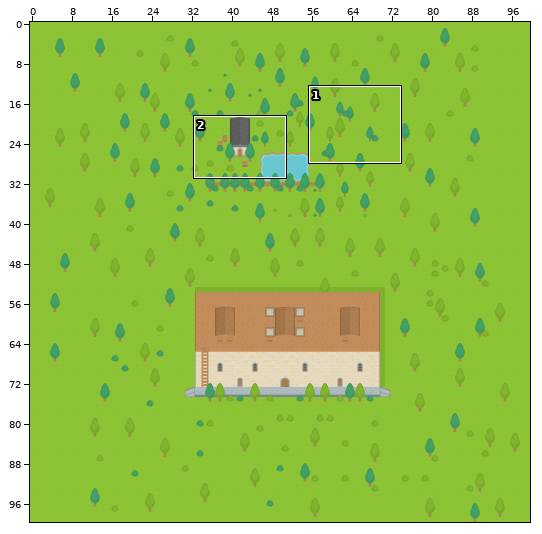
One commit to this Tiled map: android/assets/map.tmx. Above, an overview of the earlier version with the close-up marked.
Close-up. Before the edit:
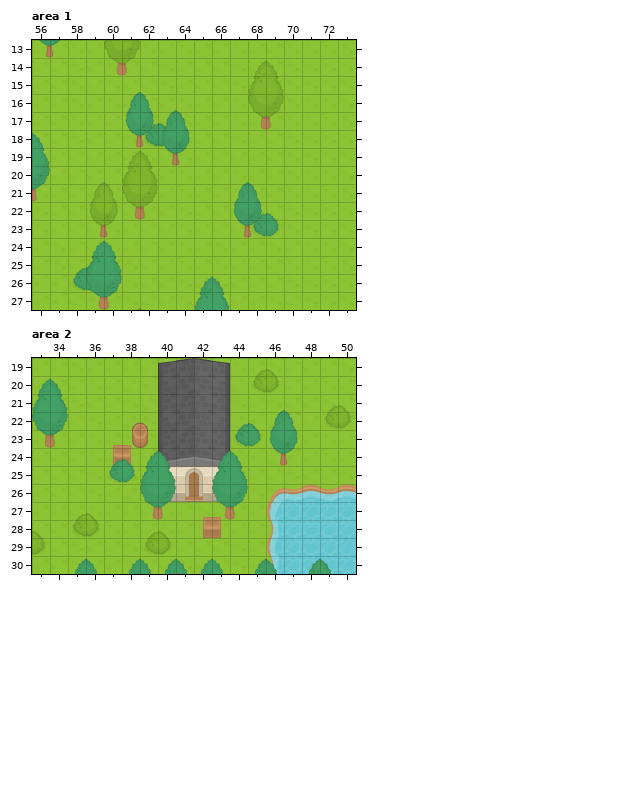
Cells are 32x32 px. Shown: area 1 x 56..73, y 13..27; area 2 x 33..50, y 19..30. The commit also changed other parts of the map, which this record leaves out.
Once edited:
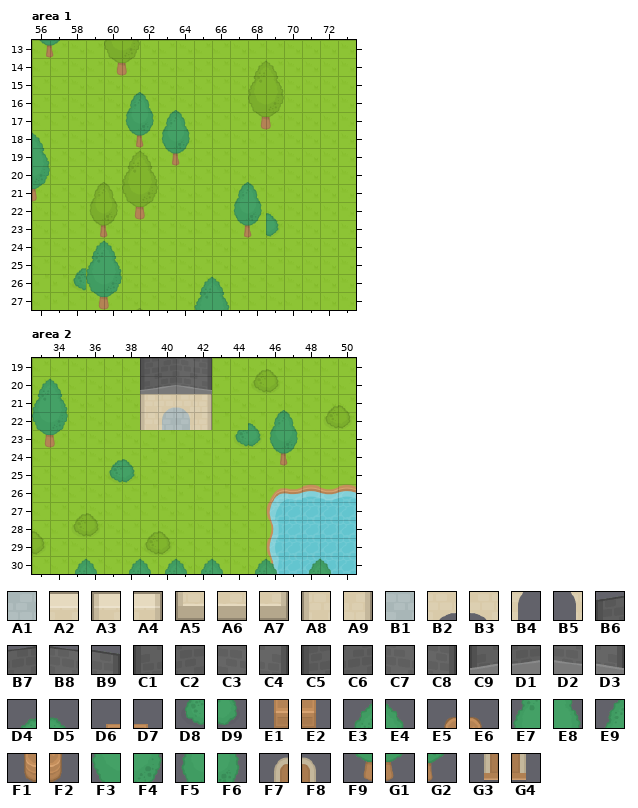
Key: from "spritesheet_32": A1 307, A2 321, A3 322, A4 327, A5 362, A6 363, A7 367, A8 368, A9 373, B1 390, B2 412, B3 413, B4 452, B5 453, B6 498, B7 499, B8 500, B9 501, C1 538, C2 539, C3 540, C4 541, C5 578, C6 579, C7 580, C8 581, C9 698, D1 699, D2 700, D3 701, D4 728, D5 729, D6 738, D7 739, D8 768, D9 769, E1 778, E2 779, E3 808, E4 809, E5 816, E6 817, E7 848, E8 849, E9 850, F1 856, F2 857, F3 888, F4 889, F5 890, F6 891, F7 900, F8 901, F9 928, G1 929, G2 931, G3 940, G4 941.
__ is an empty cell, ## one hidden under a higher layer.
What changed:
{"where": "layer \"Tile Layer 5\", area 1"}
{"y":17,"x":62,"old":"__ __","new":"F6 E9"}
{"y":18,"x":62,"old":"__ __","new":"G2 F5"}
{"y":22,"x":68,"old":"__","new":"F6"}
{"y":23,"x":68,"old":"__","new":"G2"}
{"y":25,"x":59,"old":"__","new":"E7"}
{"y":26,"x":59,"old":"__","new":"F3"}
{"where": "layer \"Tile Layer 3\" (removed), area 1"}
{"y":17,"x":62,"old":"D4 D5","new":"__ __"}
{"y":18,"x":62,"old":"D8 D9","new":"__ __"}
{"y":22,"x":68,"old":"D4","new":"__"}
{"y":23,"x":68,"old":"D8","new":"__"}
{"y":25,"x":59,"old":"D5","new":"__"}
{"y":26,"x":59,"old":"D9","new":"__"}
{"where": "layer \"Tile Layer 4\" (removed), area 1"}
{"y":17,"x":62,"old":"F6 E9","new":"__ __"}
{"y":18,"x":62,"old":"G2 F5","new":"__ __"}
{"y":22,"x":68,"old":"F6","new":"__"}
{"y":23,"x":68,"old":"G2","new":"__"}
{"y":25,"x":59,"old":"E7","new":"__"}
{"y":26,"x":59,"old":"F3","new":"__"}
{"where": "layer \"Tile Layer 1\", area 2"}
{"y":21,"x":40,"old":"## ##","new":"A1 B1"}
{"y":22,"x":40,"old":"## ##","new":"A1 B1"}
{"where": "layer \"Tile Layer 5\", area 2"}
{"y":21,"x":39,"old":"__ __ __ __","new":"A8 B2 B3 A9"}
{"y":22,"x":39,"old":"__ __ __ __","new":"A8 B4 B5 A9"}
{"y":23,"x":37,"old":"D6 D7","new":"__ __"}
{"y":24,"x":37,"old":"E1 E2","new":"D4 D5"}
{"y":25,"x":40,"old":"A3 A2 A2 A4","new":"__ __ __ __"}
{"y":26,"x":40,"old":"A5 A6 A6 A7","new":"__ __ __ __"}
{"y":27,"x":42,"old":"D6 D7","new":"__ __"}
{"y":28,"x":42,"old":"E1 E2","new":"__ __"}
{"where": "layer \"Tile Layer 3\" (removed), area 2"}
{"y":19,"x":40,"old":"B6 B7 B8 B9","new":"__ __ __ __"}
{"y":20,"x":40,"old":"C1 C2 C3 C4","new":"__ __ __ __"}
{"y":21,"x":40,"old":"C5 C6 C7 C8","new":"__ __ __ __"}
{"y":22,"x":40,"old":"C1 C2 C3 C4","new":"__ __ __ __"}
{"y":23,"x":40,"old":"C5 C6 C7 C8","new":"__ __ __ __"}
{"y":24,"x":37,"old":"D4 D5","new":"__ __"}
{"y":24,"x":40,"old":"C9 D1 D2 D3","new":"__ __ __ __"}
{"y":25,"x":41,"old":"F7 F8","new":"__ __"}
{"y":26,"x":41,"old":"G3 G4","new":"__ __"}
{"where": "layer \"Tile Layer 4\" (removed), area 2"}
{"y":22,"x":38,"old":"E5 E6","new":"__ __"}
{"y":22,"x":44,"old":"D4","new":"__"}
{"y":23,"x":38,"old":"F1 F2","new":"__ __"}
{"y":24,"x":39,"old":"E3 E4","new":"__ __"}
{"y":24,"x":43,"old":"E3 E4","new":"__ __"}
{"y":25,"x":39,"old":"E7 E8","new":"__ __"}
{"y":25,"x":43,"old":"E7 E8","new":"__ __"}
{"y":26,"x":39,"old":"F3 F4","new":"__ __"}
{"y":26,"x":43,"old":"F3 F4","new":"__ __"}
{"y":27,"x":39,"old":"F9 G1","new":"__ __"}
{"y":27,"x":43,"old":"F9 G1","new":"__ __"}
{"where": "layer \"Tile Layer 5 #2\", area 2"}
{"y":19,"x":39,"old":"__ __ __ __","new":"C5 C6 C7 C8"}
{"y":20,"x":39,"old":"__ __ __ __","new":"C9 D1 D2 D3"}
{"label":"changed","picture_box":[144,123,165,147]}
{"label":"changed","picture_box":[252,214,266,237]}
{"label":"changed","picture_box":[86,267,91,291]}
{"label":"changed","picture_box":[113,358,248,538]}
